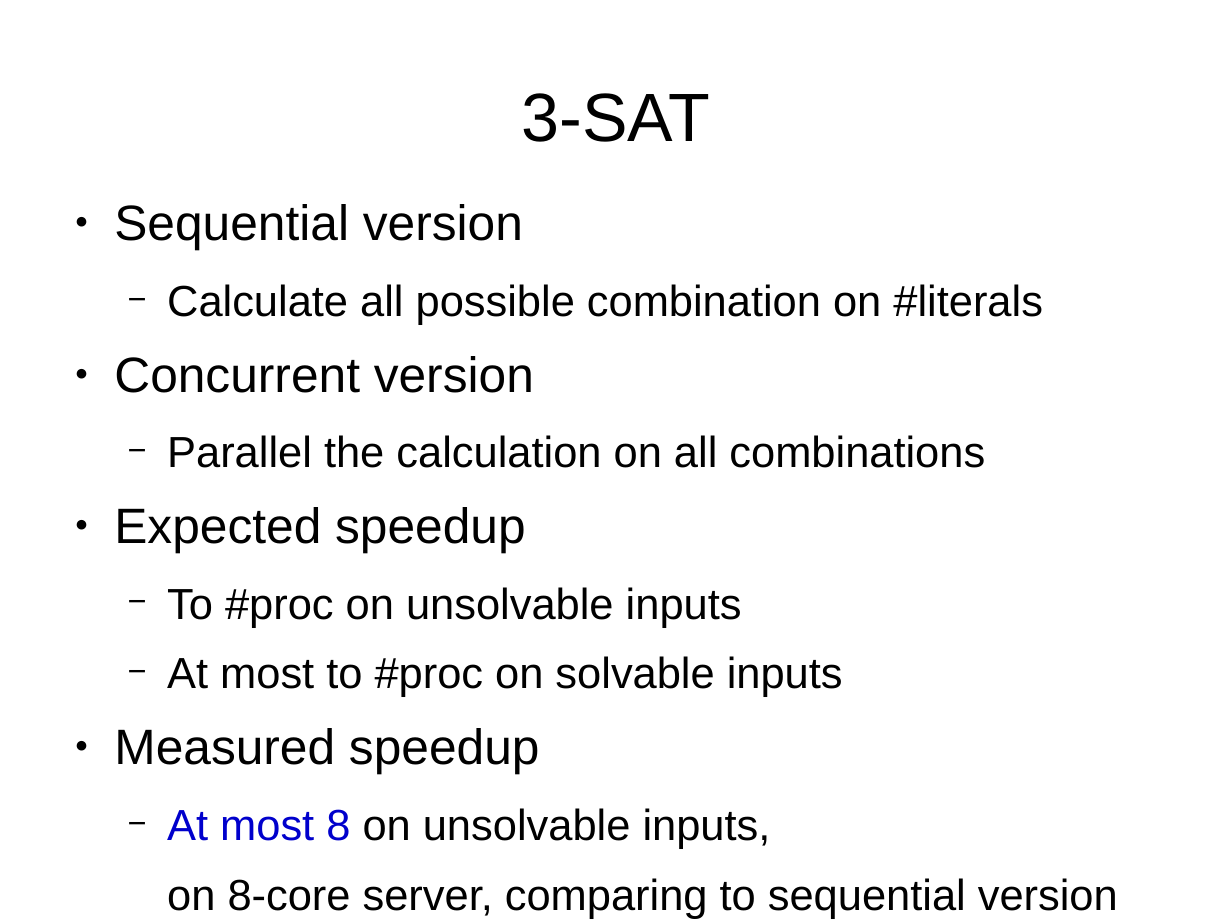
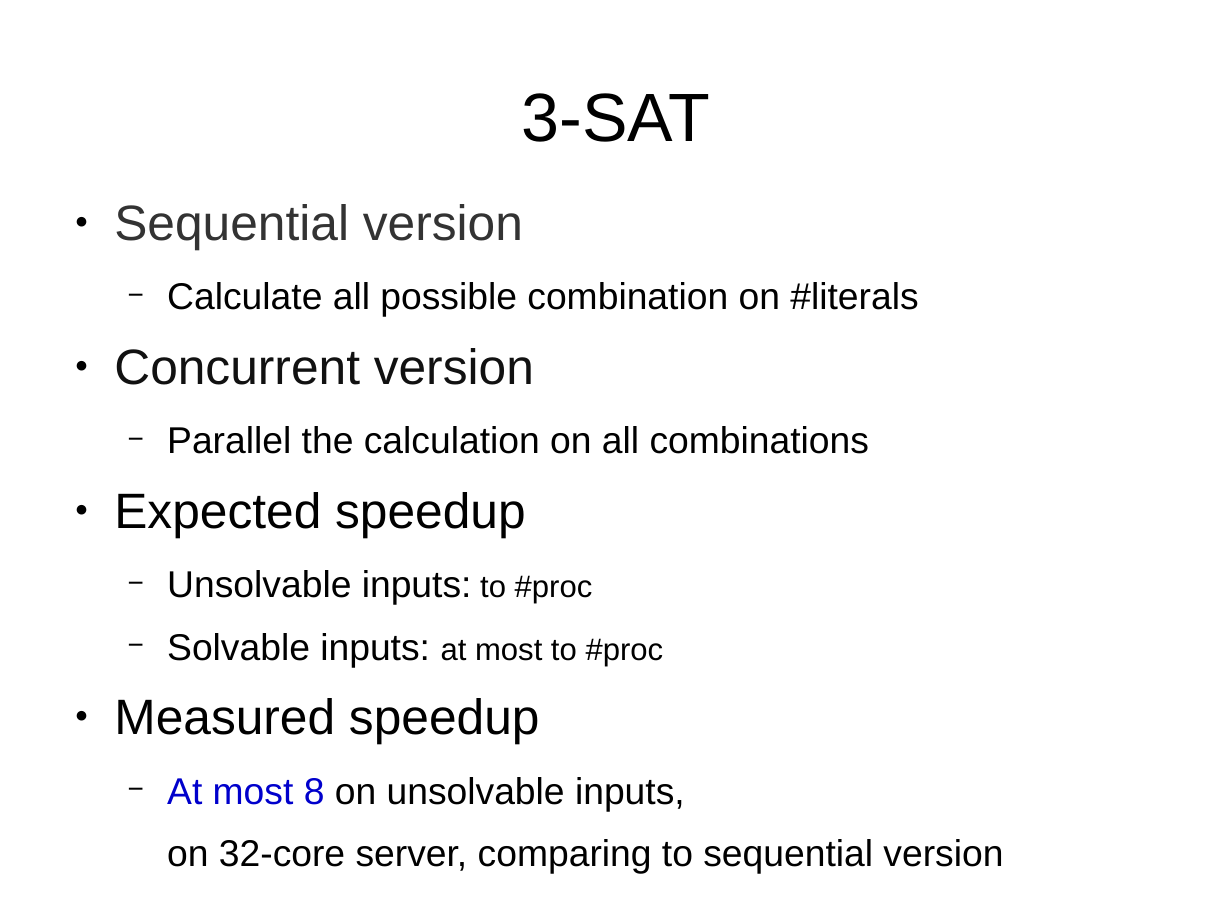
Before and after one commit to ViEiraCaRdOsO/L-FCDS_2015, a slide deck: slide 3 of README.odp. Drawn at 1232x924 pixels with LibreOffice and Linux fonts; fonts in the diff are those of the drawing. Boxes give left, top, right and bottom in pixels: in the first picture for what was removed or moved away, otherwise in the second. Text is boxed around its words. In the diff, an @@ line names an element or a change of style, - is before the commit and + after.

Commit message:
Add PPT

```diff
--- a/README.odp
+++ b/README.odp
@@ text at [114, 204, 918, 811]: text colour #000000 to #333333 in "Sequential version"; size 28 to 24 pt in "Calculate all possible combination on #literals", "Parallel the calculation on all combinations", "At most 8 on unsolvable inputs,"; text colour #000000 to #111111 in "Concurrent version" @@
@@ text at [167, 570, 664, 667]: text changed; size 28 to 24 pt @@
-  − To #proc on unsolvable inputs
-  − At most to #proc on solvable inputs
+  − Unsolvable inputs: to #proc
+  − Solvable inputs: at most to #proc
@@ text at [167, 839, 1003, 874]: text changed; size 28 to 24 pt @@
-  on 8-core server, comparing to sequential version
+  on 32-core server, comparing to sequential version
```
Also in this commit, not shown: 5 other slides changed, 2 slides added, 2 slides removed, 11 other files.
